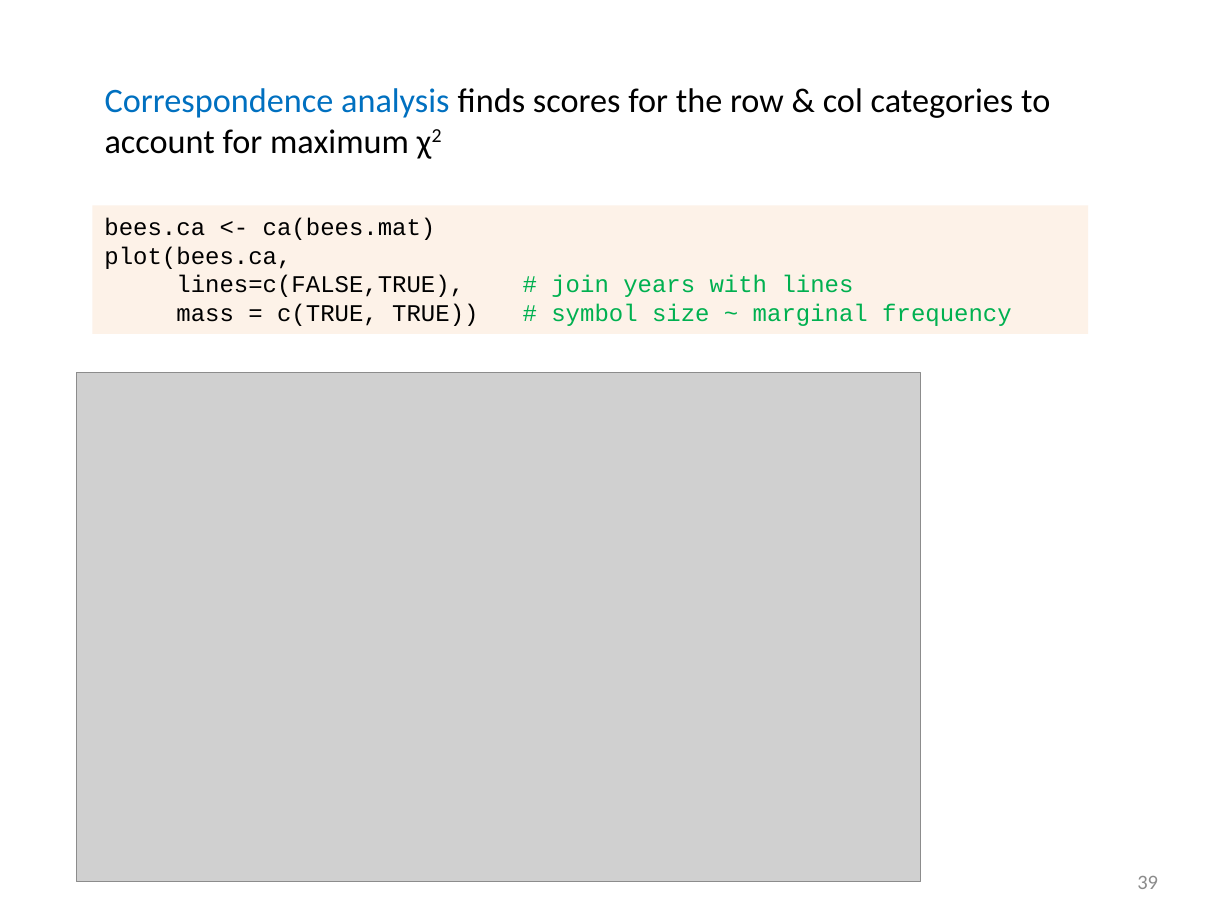
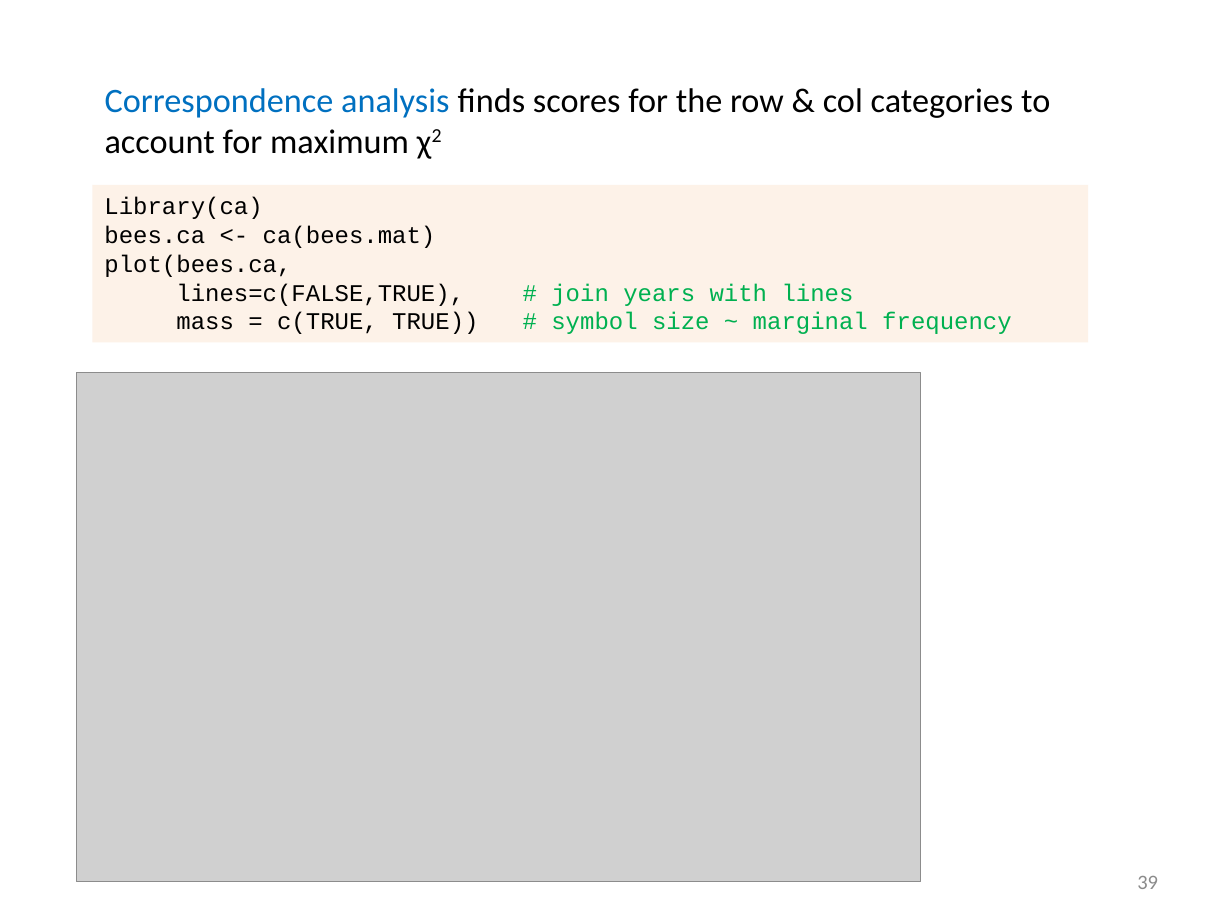
Before and after one commit to friendly/psy6136, a slide deck: slide 39 of lectures/04-Loglin.pptx. Drawn at 1232x924 pixels with LibreOffice and Linux fonts; fonts in the diff are those of the drawing; grey boxes stand for pictures. Boxes give left, top, right and bottom in pixels: in the first picture for what was removed or moved away, otherwise in the second. Text is boxed around its words. In the diff, an @@ line names an element or a change of style, - is before the commit and + after.

```diff
--- a/lectures/04-Loglin.pptx
+++ b/lectures/04-Loglin.pptx
@@ rectangle "Library(ca)": place and size @@
-rectangle "Library(ca)" at (92,206,1088,334)
+rectangle "Library(ca)" at (92,185,1088,342)
@@ text in rectangle at (104,197,262,219): paragraph added @@
+Library(ca)
```
Also in this commit, not shown: 18 other slides changed, 4 other files.
